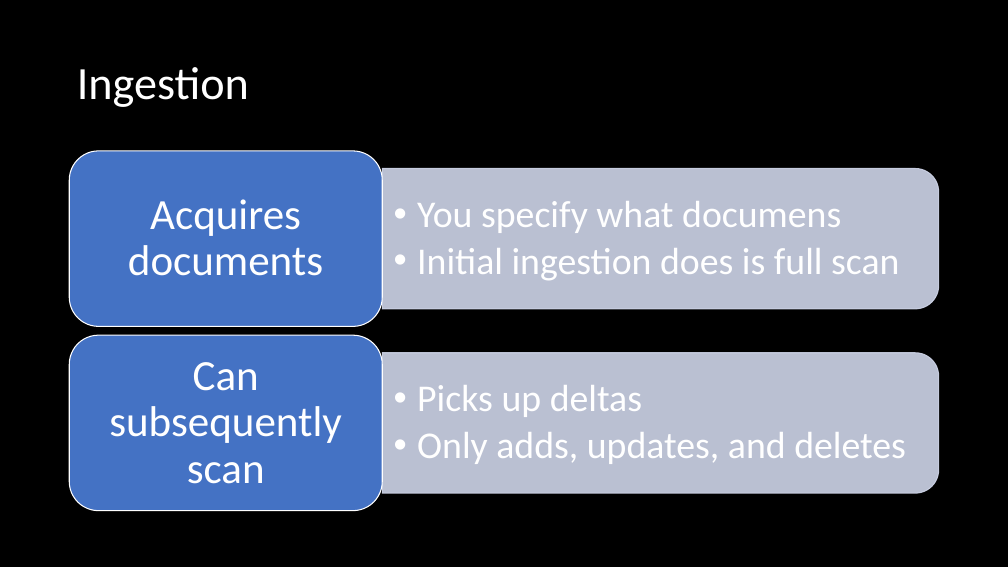
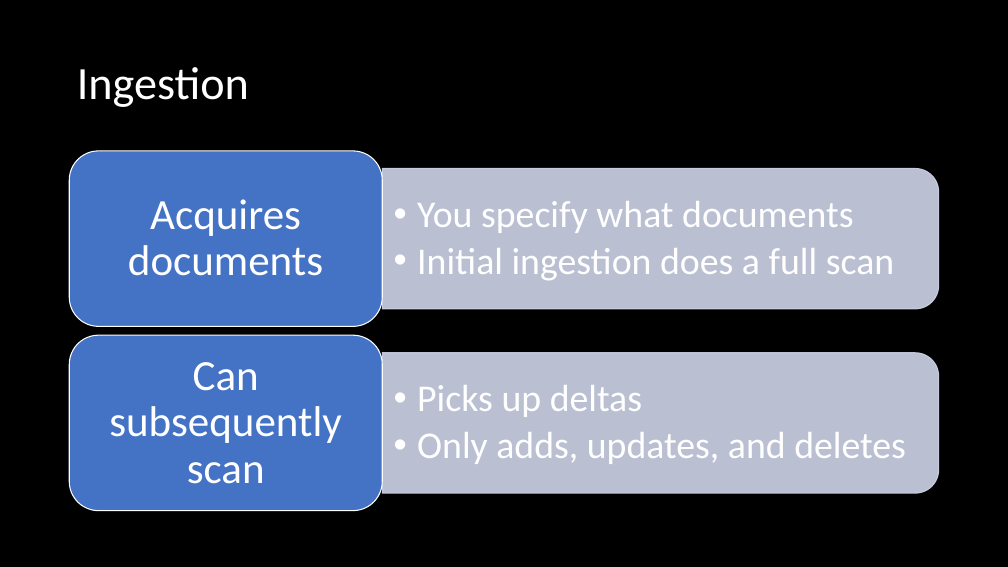
Before and after one commit to JoeAtGenerellem/generellem, a slide deck: slide 9 of Documentation/AcronymSoup.pptx. Drawn at 1008x567 pixels with LibreOffice and Linux fonts; fonts in the diff are those of the drawing; background and template pictures are left out. Boxes give left, top, right and bottom in pixels: in the first picture for what was removed or moved away, otherwise in the second. Text is boxed around its words. In the diff, an @@ line names an element or a change of style, - is before the commit and + after.

```diff
--- a/Documentation/AcronymSoup.pptx
+++ b/Documentation/AcronymSoup.pptx
@@ text at (417, 201, 894, 280): text changed @@
-  • You specify what documens
-  • Initial ingestion does is full scan
+  • You specify what documents
+  • Initial ingestion does a full scan
```
Also in this commit, not shown: 13 other files.
